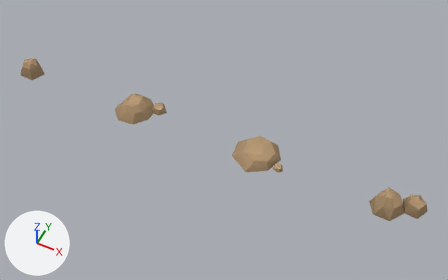
What one commit did to the glTF model assets/hellrider/environment/pebbles.glb.
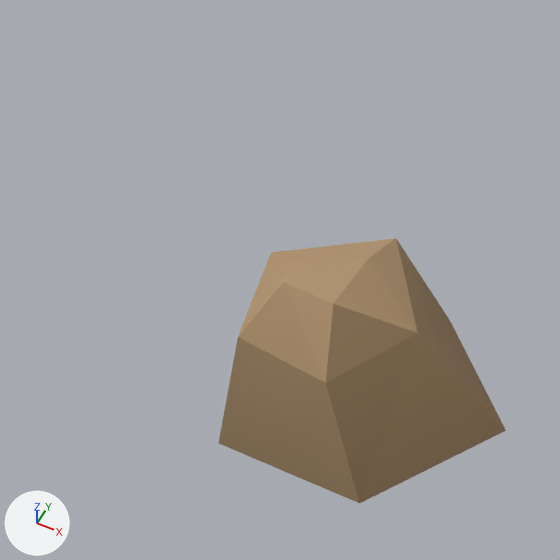
The first picture shows the older version from a camera (50 mm lens) standing at (3.1, -5.36, 6.76) and looking at (0.41, 0.03, 0.03). The close-ups show the older and then the newer version on the part from 0% to 11% of the width and 13% to 30% of the height of that picture. Only the edits that show in the close-ups are written down. The lights are fixed; the arrows at lower left show +X, +Y and +Z. Where no turn or scale is listed for an object, it has been applied to the vertices. Vertices at exactly the same position are counted once.

The scene before the commit, as lines of its bpy script (objects in view):
```python
me_pebble_0 = bpy.data.meshes.new('pebble_0')
me_pebble_0.from_pydata(...)  # 15 vertices, 26 faces; spans x -0.188..0.188, y -0.178..0.178, z 0.0..0.254
me_pebble_0.materials.append(mat_surface)
# before: 5 (-0.016, 0.122, 0.194) at pixel (396, 238), 6 (-0.145, 0.017, 0.2) at pixel (270, 252), 7 (-0.093, -0.125, 0.181) at pixel (237, 336), 8 (0.063, -0.139, 0.171) at pixel (325, 383), 9 (0.117, -0.009, 0.178) at pixel (417, 332)
# before: 10 (0.006, 0.046, 0.226) at pixel (368, 258), 11 (-0.059, 0.007, 0.215) at pixel (313, 266), 12 (-0.072, -0.035, 0.228) at pixel (284, 274), 13 (-0.04, -0.068, 0.254) at pixel (283, 281), 14 (0.042, -0.067, 0.247) at pixel (333, 303)
ob_pebble_0 = bpy.data.objects.new('pebble_0', me_pebble_0)
ob_pebble_0.location = (-3.0, 0.0, 0.0)
```
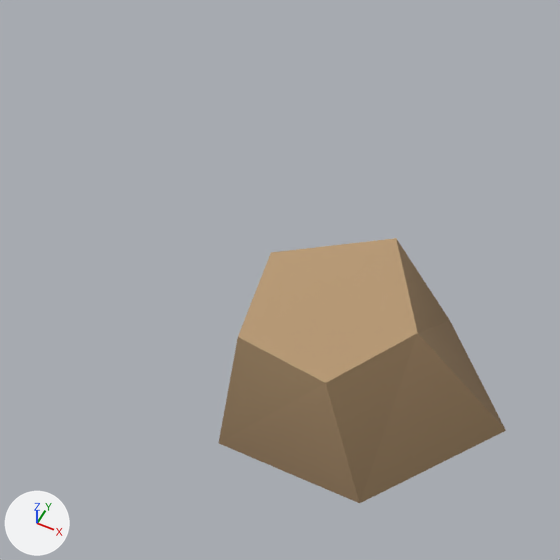
Location of each change, (x1, y1, x2, y2) in pixels of the close-ups (560 x 560 px):
part 1 of me_pebble_0, cut back: (238, 238, 418, 383) in both
part 2 of me_pebble_0, edited (looks the same): (219, 240, 506, 503) in both

What changed in the scene script:
```text
Change me_pebble_0:
    used by ob_pebble_0; location = (-3.0, 0.0, 0.0)
    verts and faces of me_pebble_0; kept vertices keep their numbers, new ones are numbered from 15
    remove me_pebble_0.from_pydata(...)  # 15 vertices, 26 faces; spans x -0.188..0.188, y -0.178..0.178, z 0.0..0.254
    add me_pebble_0.from_pydata(...)  # 10 vertices, 16 faces; spans x -0.188..0.188, y -0.178..0.178, z 0.0..0.2
    me_pebble_0 part 1
    add delete_vertices([*range(10, 15)])  # with the faces that use them
    add faces += [(6, 7, 9), (5, 6, 9), (7, 8, 9)]
    me_pebble_0 part 2: 13 kept faces spanning x -0.188..0.188, y -0.178..0.178, z 0.0..0.2 get new vertex colours; the middle colour goes from brown #a08563 to brown #a28765
```
